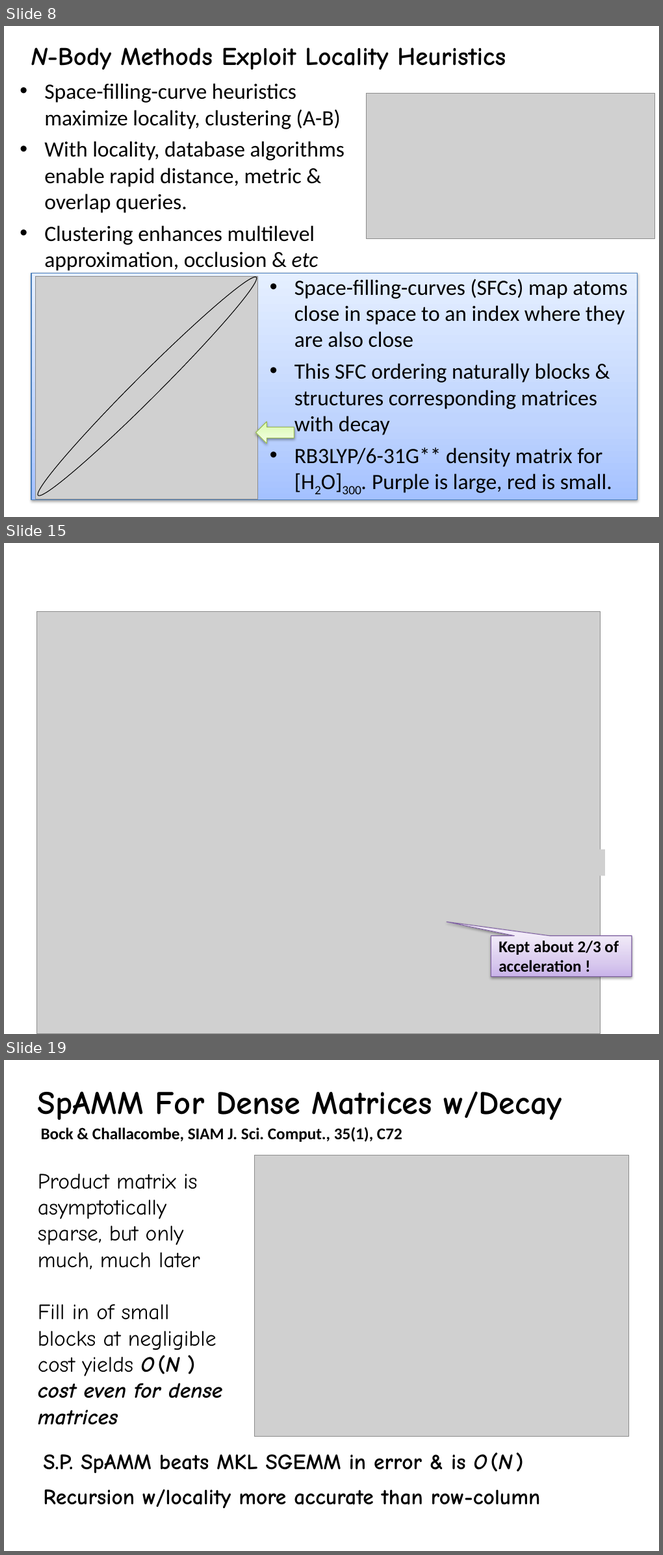
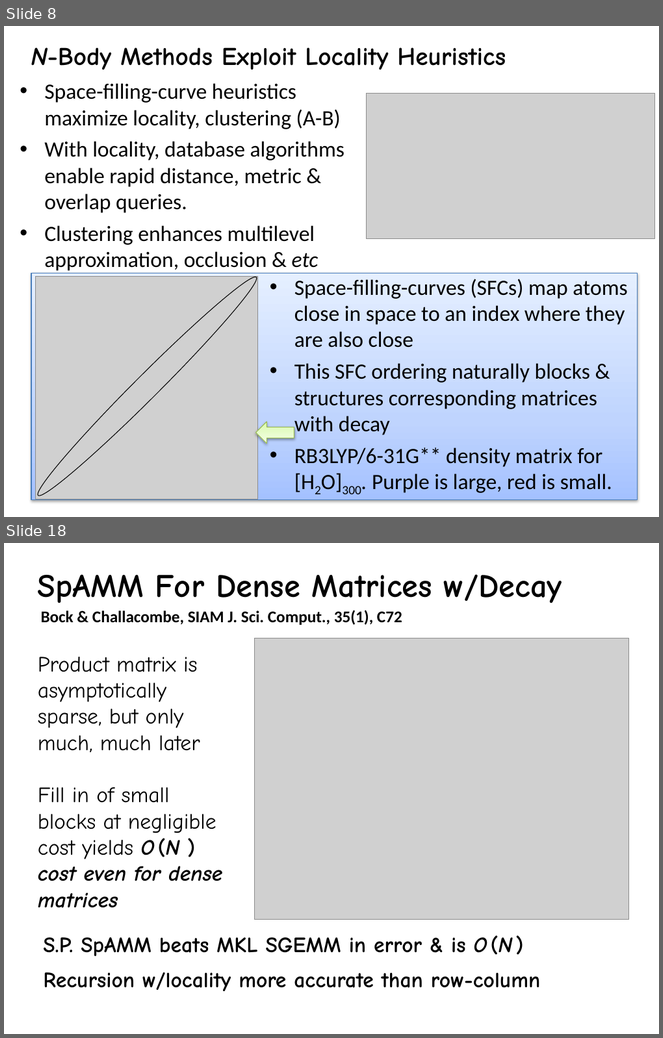
Before and after one commit to FreeON/spammpack, a slide deck: sandwitch_results_3_2015/spamm_big_picture.pptx. Shown one above the other, each under a label of ours: slides 8, 15 and 19 before the commit, slides 8 and 18 after it; the slides between them are not shown. The pictures are 663x1555 and 663x1038 pixels, drawn with LibreOffice and Linux fonts; fonts in the diff are those of the drawing; grey boxes stand for pictures. Boxes give left, top, right and bottom in pixels: in the first picture for what was removed or moved away, otherwise in the second. Text is boxed around its words. In the diff, an @@ line names an element or a change of style, - is before the commit and + after.

```diff
--- a/sandwitch_results_3_2015/spamm_big_picture.pptx
+++ b/sandwitch_results_3_2015/spamm_big_picture.pptx
@@ slide 15 removed at [4, 543, 659, 1034], background #FFFFFF @@
@@ picture removed at [36, 612, 600, 1034] @@
@@ picture removed at [277, 620, 465, 646] @@
@@ accent border callout removed at [148, 632, 311, 685] @@
@@ accent border callout removed at [307, 668, 365, 802] @@
@@ picture removed at [359, 719, 546, 745] @@
@@ accent border callout removed at [354, 798, 393, 958] @@
@@ picture removed at [412, 850, 605, 876] @@
@@ speech box removed at [491, 936, 632, 977] @@
@@ text removed at [499, 941, 618, 972] @@
-Kept about 2/3 of
-acceleration !
@@ what was slide 19 is now slide 18 @@
```
Also in this commit, not shown: 7 slides changed, 1 slide added, 1 other slide removed.
